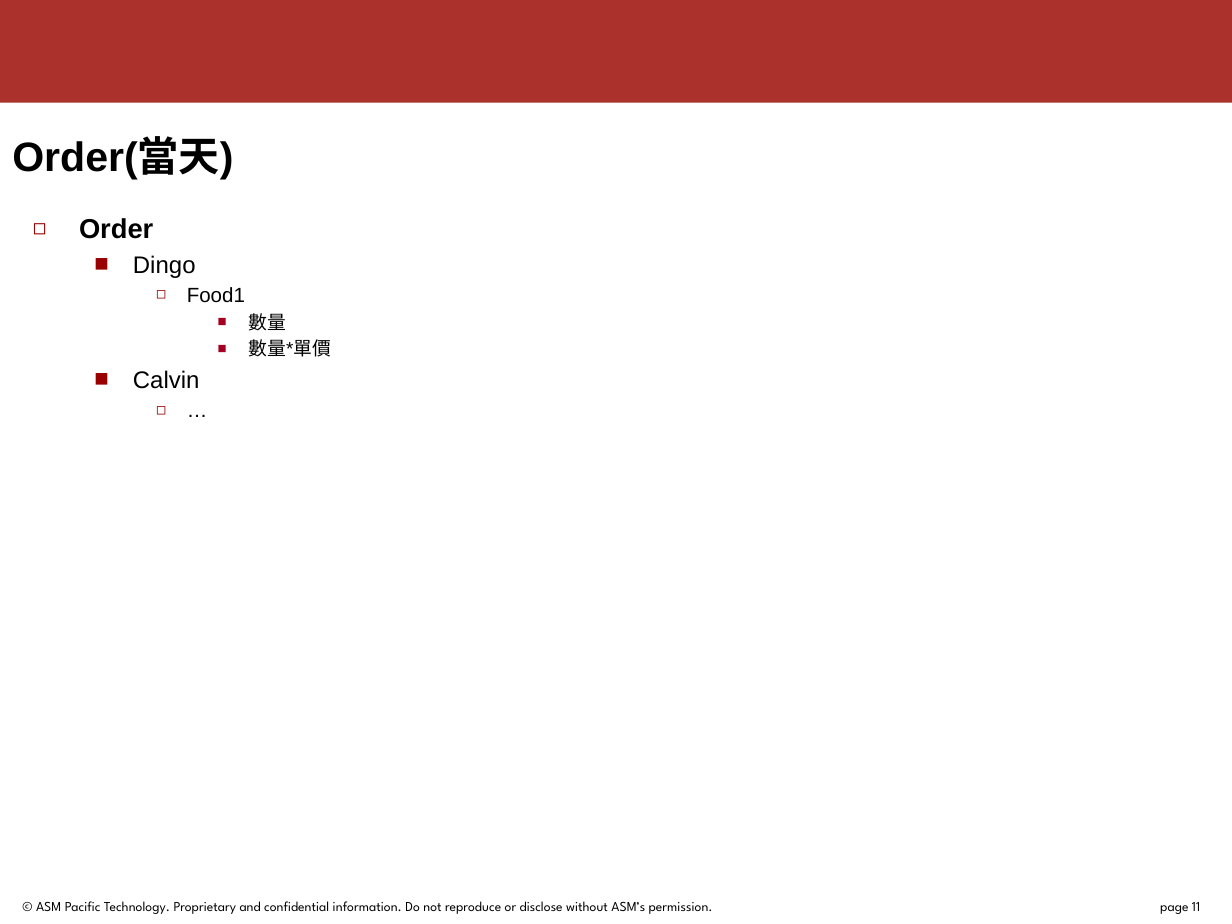
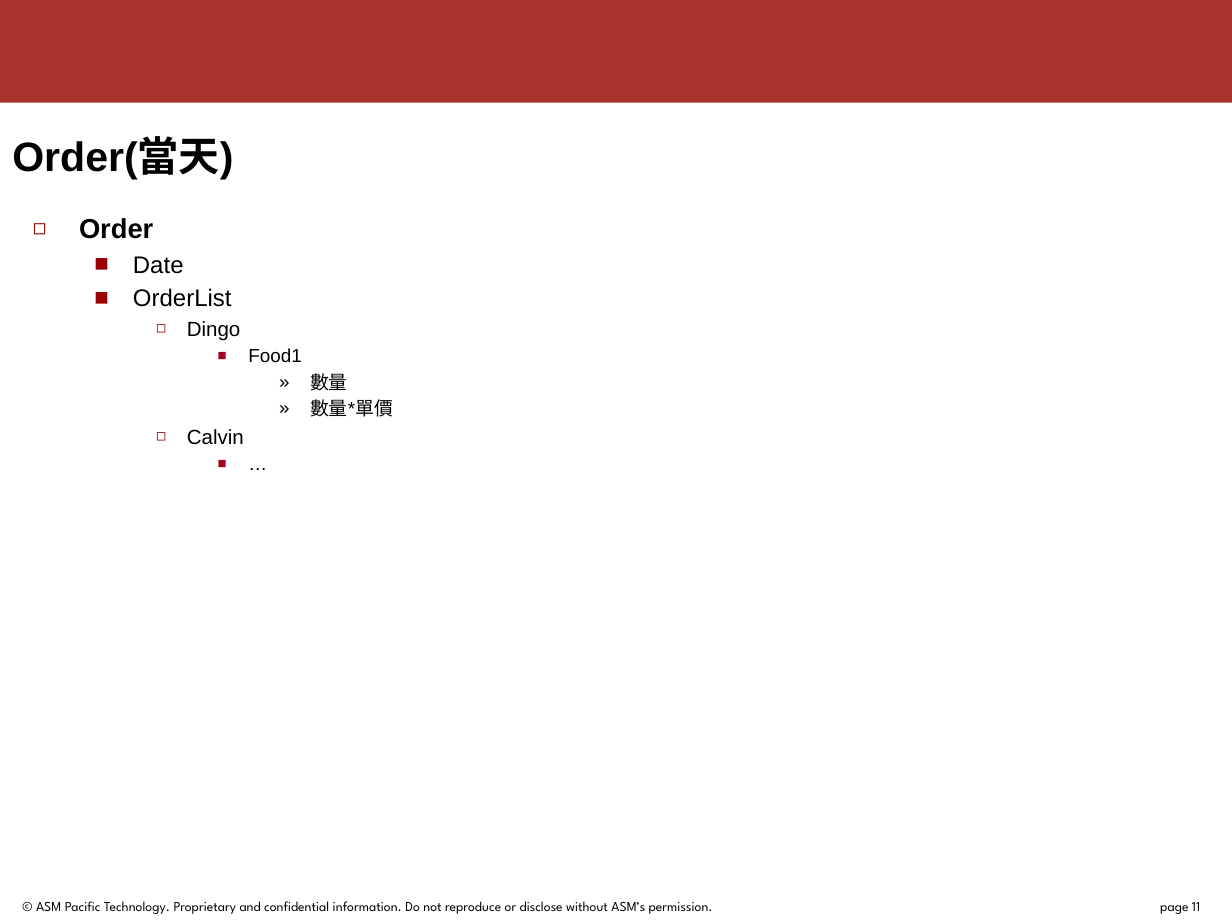
Before and after one commit to whes840191/DinBanDong, a slide deck: slide 11 of DingoLin_Web.pptx. Drawn at 1232x924 pixels with LibreOffice and Linux fonts; fonts in the diff are those of the drawing; background and template pictures are left out. Boxes give left, top, right and bottom in pixels: in the first picture for what was removed or moved away, otherwise in the second. Text is boxed around its words. In the diff, an @@ line names an element or a change of style, - is before the commit and + after.

```diff
--- a/DingoLin_Web.pptx
+++ b/DingoLin_Web.pptx
@@ text at <box>133,256,232,307</box>: paragraphs added @@
+  ■ Date
+  ■ OrderList
@@ text at <box>187,321,393,445</box>: size 14 to 12 pt in "Dingo", "Calvin"; size 12 to 11 pt in "Food1", "…"; bullet ■ to ◻; list level 2 to 3 in "Dingo"; bullet ◻ to ■; list level 3 to 4 in "Food1"; bullet colour #990000 to #A50021; bullet ■ to »; list level 4 to 5 in "數量"; list level 4 to 5 in "數量*單價"; list level 2 to 3 in "Calvin"; list level 3 to 4 in "…" @@
```
Also in this commit, not shown: 2 other files.
